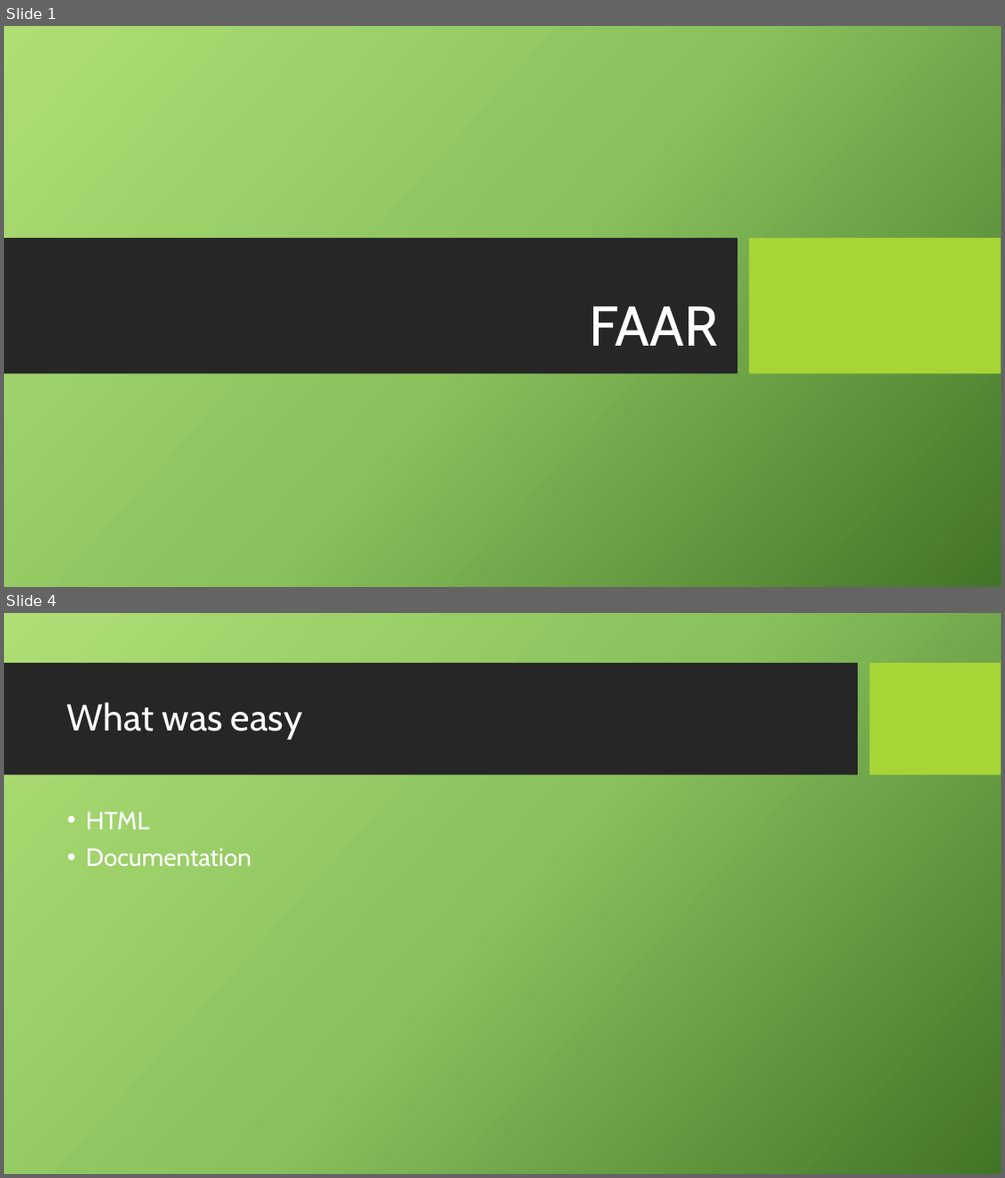
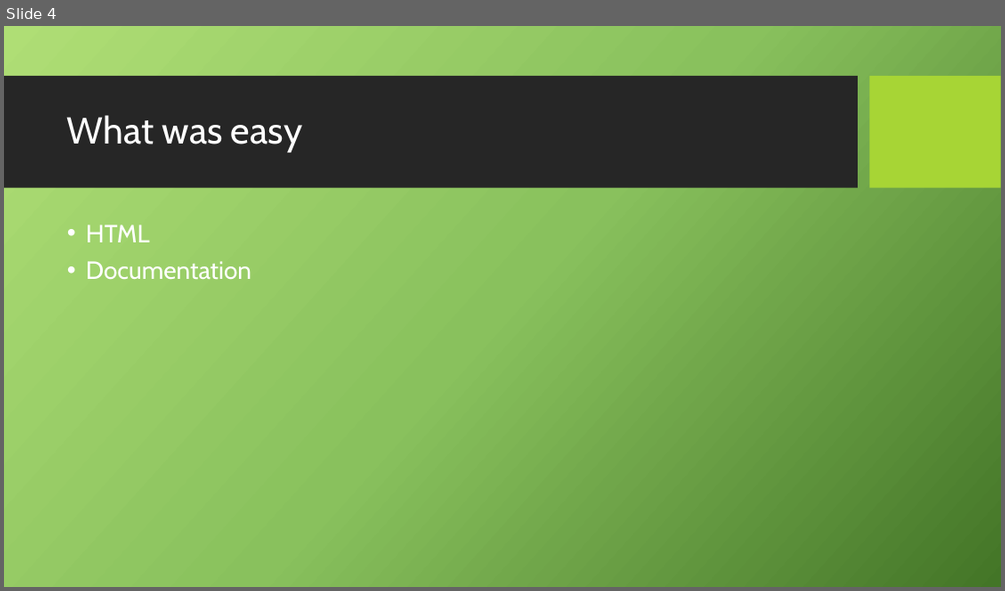
Before and after one commit to aaronbroughton/411GroupProject, a slide deck: Documentation/FAAR.pptx. Shown one above the other, each under a label of ours: slides 1 and 4 before the commit, slide 4 after it; the slides between them are not shown. The pictures are 1005x1178 and 1005x591 pixels, drawn with LibreOffice and Linux fonts; fonts in the diff are those of the drawing; background and template pictures are left out. Boxes give left, top, right and bottom in pixels: in the first picture for what was removed or moved away, otherwise in the second. Text is boxed around its words. In the diff, an @@ line names an element or a change of style, - is before the commit and + after.

```diff
--- a/Documentation/FAAR.pptx
+++ b/Documentation/FAAR.pptx
@@ slide 1 removed at (4, 26, 1001, 587), background picture (left out) @@
@@ rectangle removed at (4, 238, 737, 374) @@
@@ rectangle removed at (749, 238, 1001, 374) @@
@@ title removed at (589, 306, 718, 346) @@
-FAAR
```
Also in this commit, not shown: 2 slides changed, 1 slide added.
